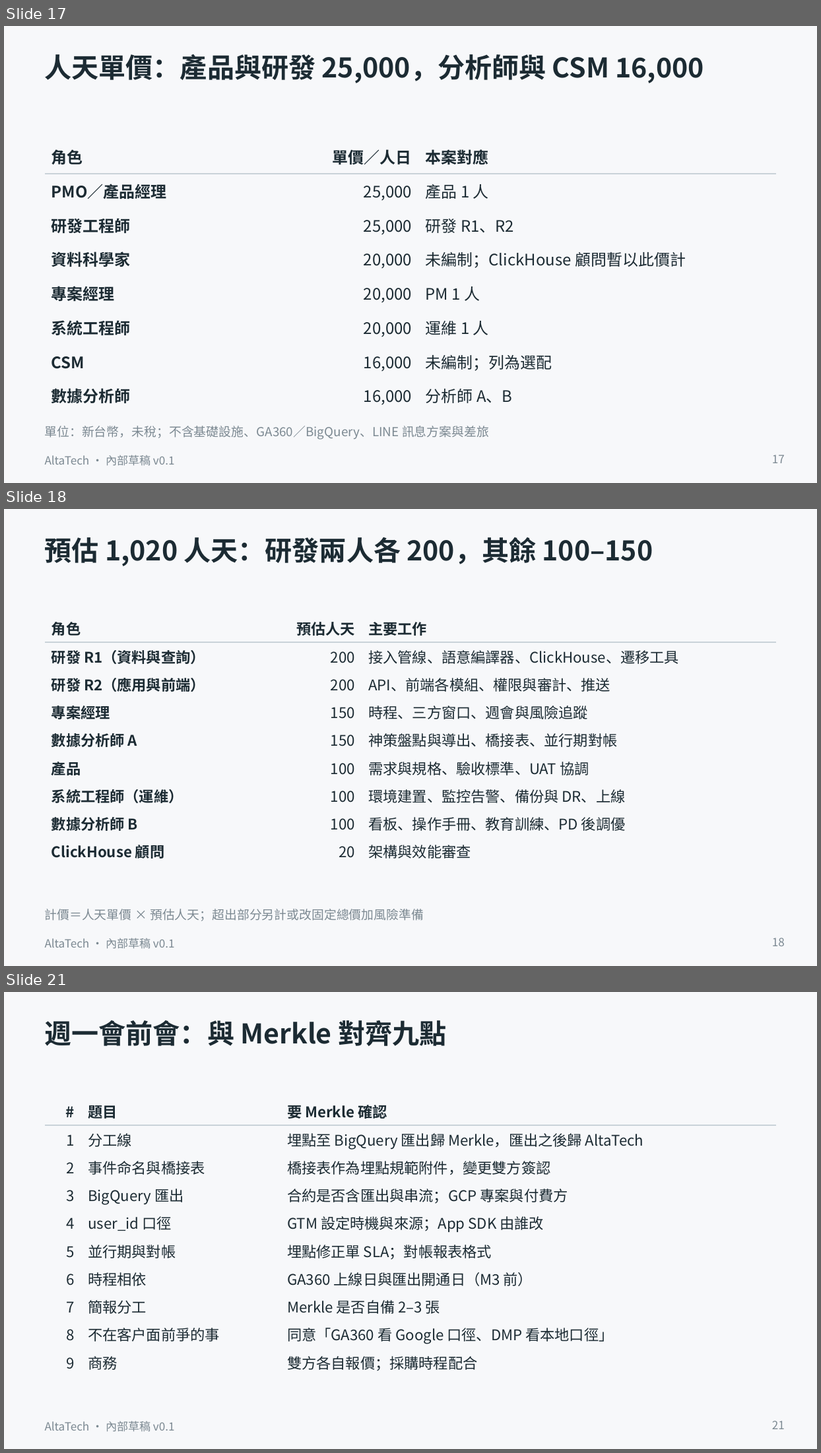
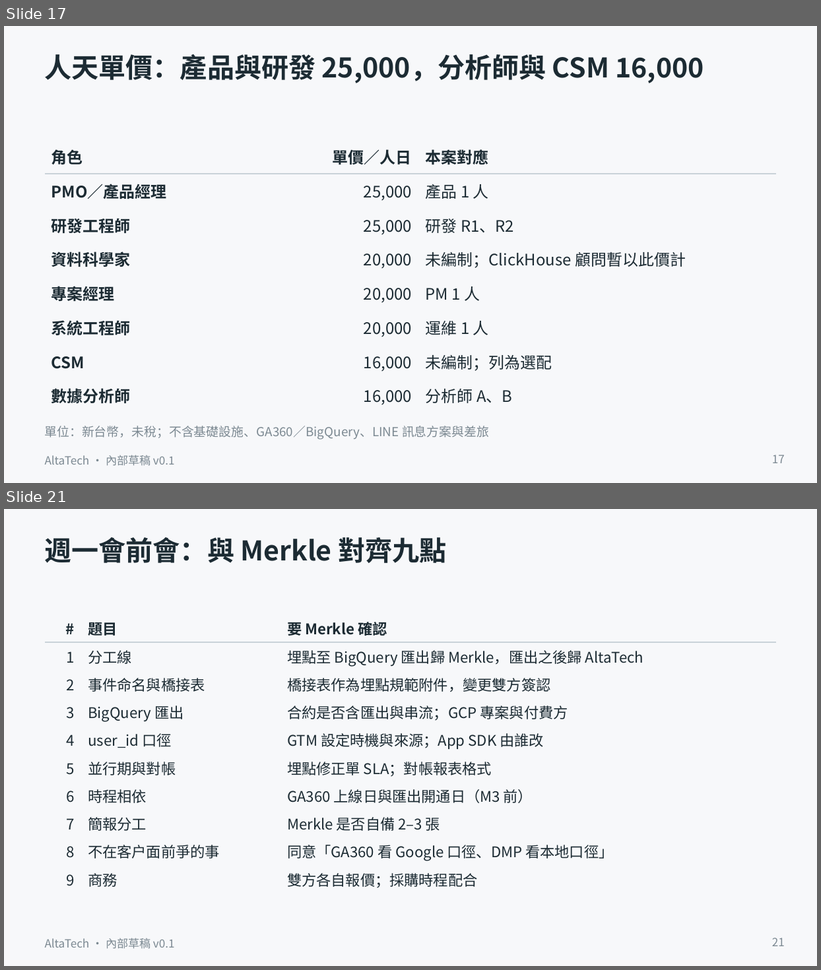
Before and after one commit to ALTA-TECH2025/altatech-dmp, a slide deck: docs/decks/sinopac-dmp-proposal-v0.1.pptx. Shown one above the other, each under a label of ours: slides 17, 18 and 21 before the commit, slides 17 and 21 after it; the slides between them are not shown. The pictures are 821x1453 and 821x970 pixels, drawn with LibreOffice and Linux fonts; fonts in the diff are those of the drawing. Boxes give left, top, right and bottom in pixels: in the first picture for what was removed or moved away, otherwise in the second. Text is boxed around its words. In the diff, an @@ line names an element or a change of style, - is before the commit and + after.

```diff
--- a/docs/decks/sinopac-dmp-proposal-v0.1.pptx
+++ b/docs/decks/sinopac-dmp-proposal-v0.1.pptx
@@ slide 18 removed at (x1=4, y1=509, x2=817, y2=966), background #F7F8FA; not listed: 1 template element that a slide beside it also shows @@
@@ title removed at (x1=45, y1=537, x2=653, y2=566) @@
-預估 1,020 人天：研發兩人各 200，其餘 100–150
@@ table removed at (x1=45, y1=615, x2=776, y2=864), 9 rows, 3 columns @@
-角色 | 預估人天 | 主要工作
-研發 R1（資料與查詢） | 200 | 接入管線、語意編譯器、ClickHouse、遷移工具
-研發 R2（應用與前端） | 200 | API、前端各模組、權限與審計、推送
-專案經理 | 150 | 時程、三方窗口、週會與風險追蹤
-數據分析師 A | 150 | 神策盤點與導出、橋接表、並行期對帳
-產品 | 100 | 需求與規格、驗收標準、UAT 協調
-系統工程師（運維） | 100 | 環境建置、監控告警、備份與 DR、上線
-數據分析師 B | 100 | 看板、操作手冊、教育訓練、PD 後調優
-ClickHouse 顧問 | 20 | 架構與效能審查
@@ text removed at (x1=45, y1=909, x2=424, y2=921) @@
-計價＝人天單價 × 預估人天；超出部分另計或改固定總價加風險準備
@@ page number removed at (x1=772, y1=938, x2=785, y2=947) @@
-18
```
Also in this commit, not shown: 2 slides changed, 1 slide added, 2 other files.
